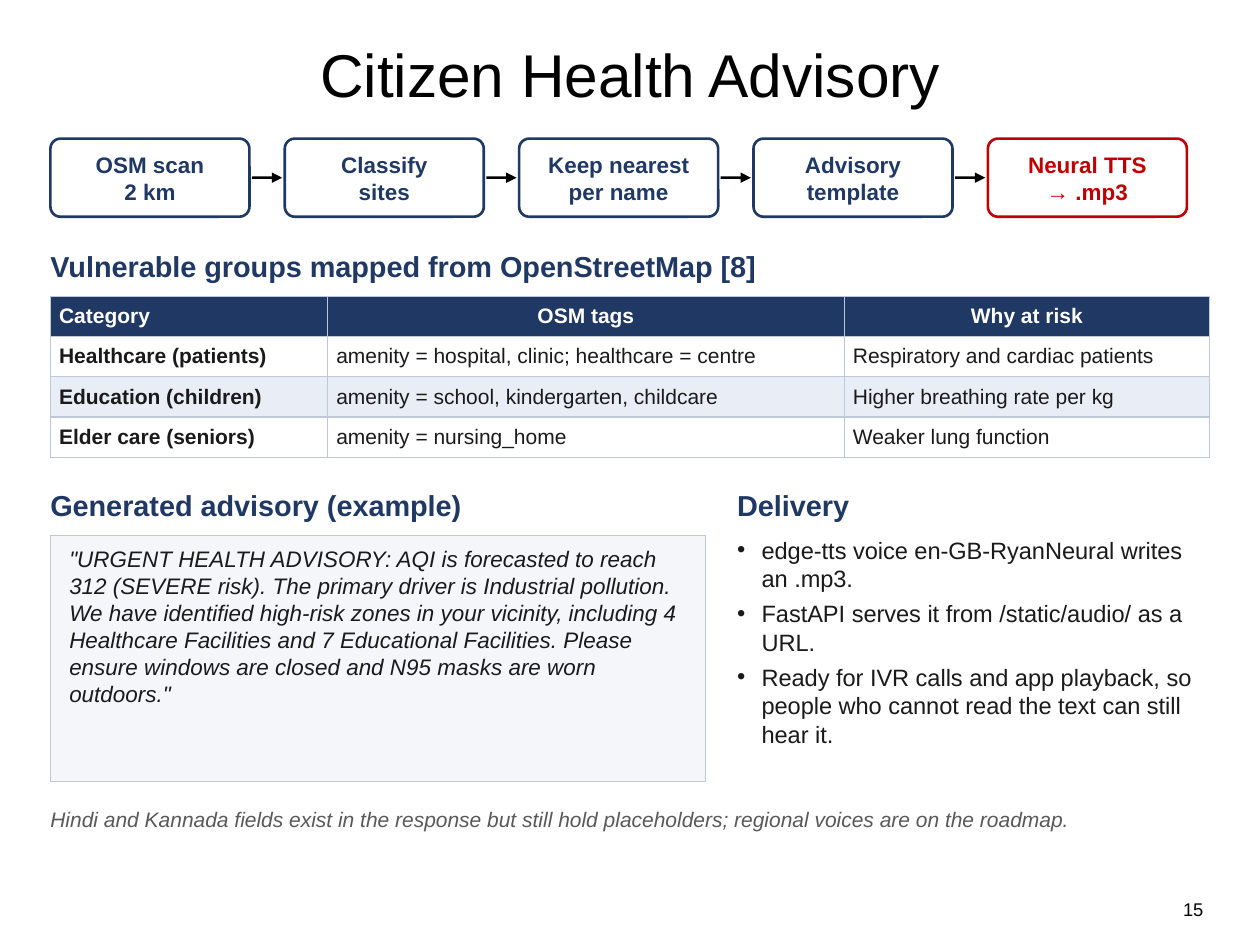
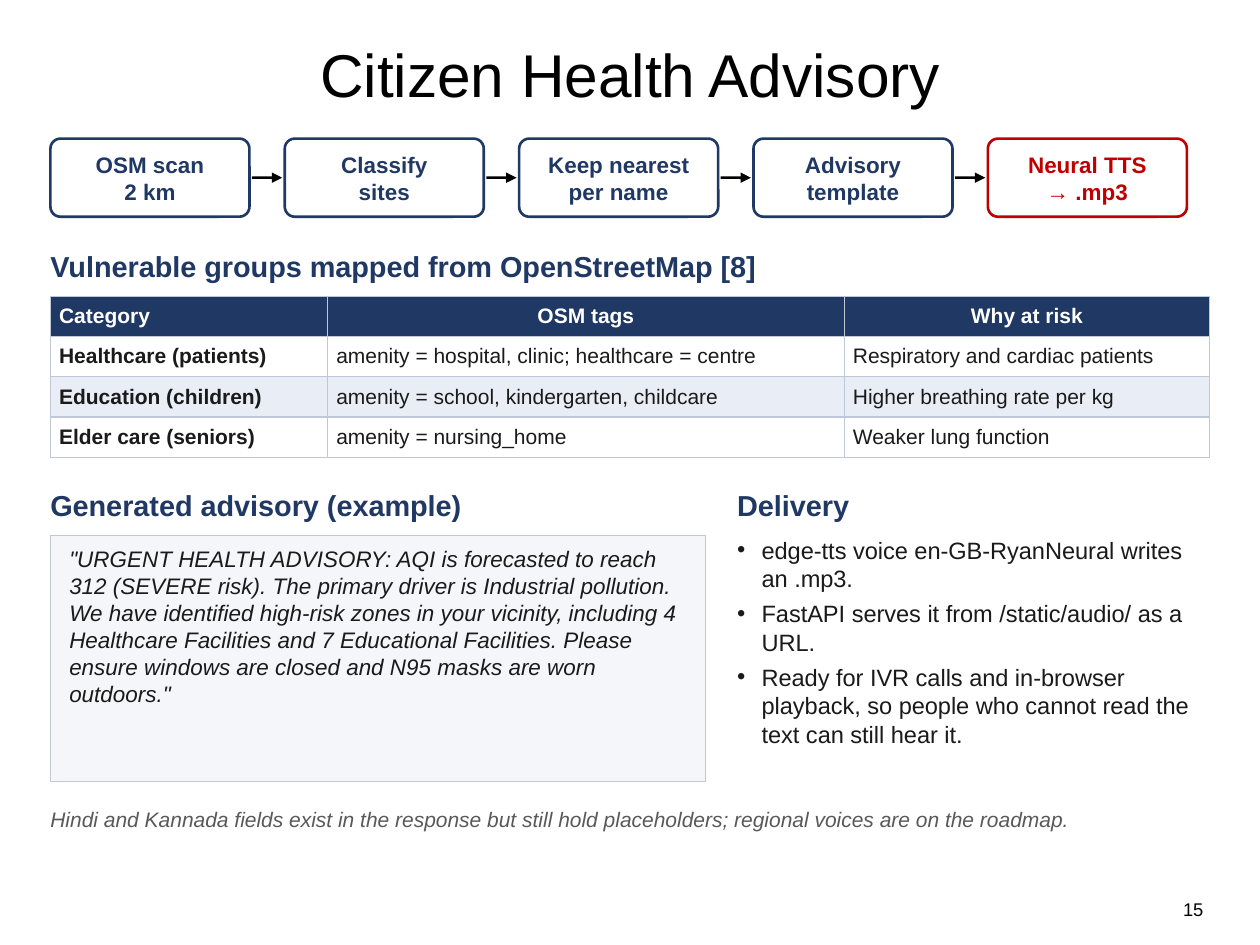
Before and after one commit to CyberKnight-cmd/Urban-Air-Unified, a slide deck: slide 15 of presentation/Urban_Air_Unified_Innovation_Project.pptx. Drawn at 1260x945 pixels with LibreOffice and Linux fonts; fonts in the diff are those of the drawing. Boxes give left, top, right and bottom in pixels: in the first picture for what was removed or moved away, otherwise in the second. Text is boxed around its words. In the diff, an @@ line names an element or a change of style, - is before the commit and + after.

```diff
--- a/presentation/Urban_Air_Unified_Innovation_Project.pptx
+++ b/presentation/Urban_Air_Unified_Innovation_Project.pptx
@@ text at box(762, 669, 1189, 744): text changed @@
-• Ready for IVR calls and app playback, so people who cannot read the text can still hear it.
+• Ready for IVR calls and in-browser playback, so people who cannot read the text can still hear it.
```
Also in this commit, not shown: 8 other slides changed.
